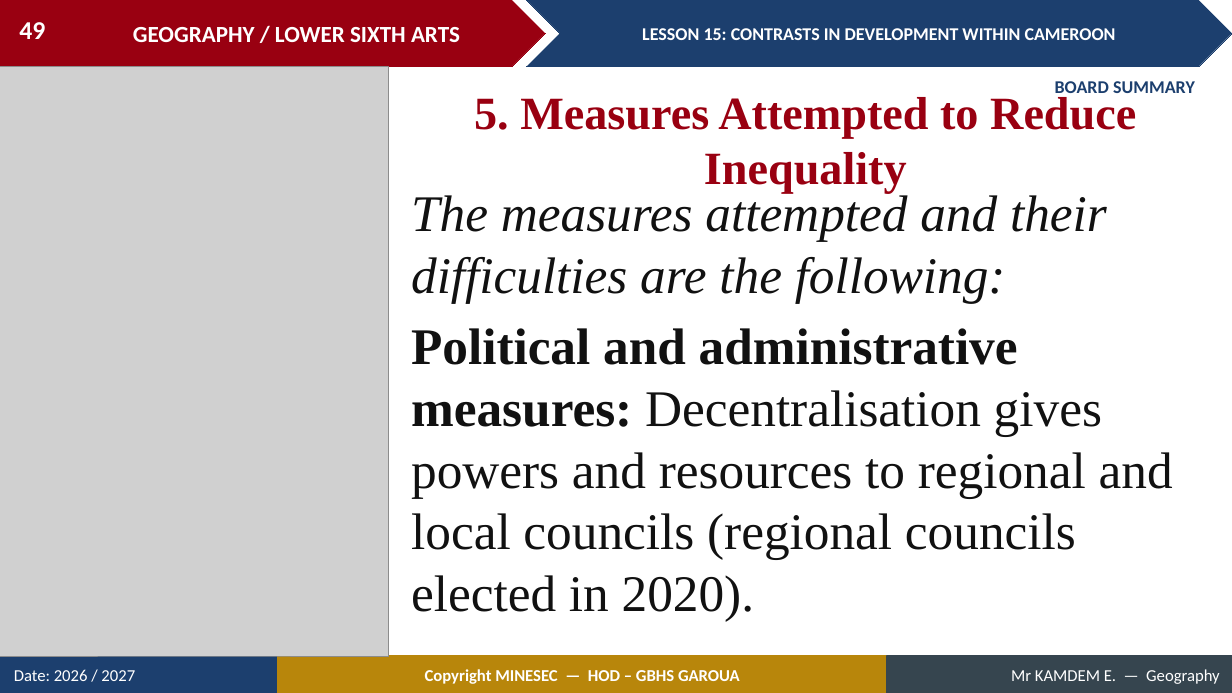
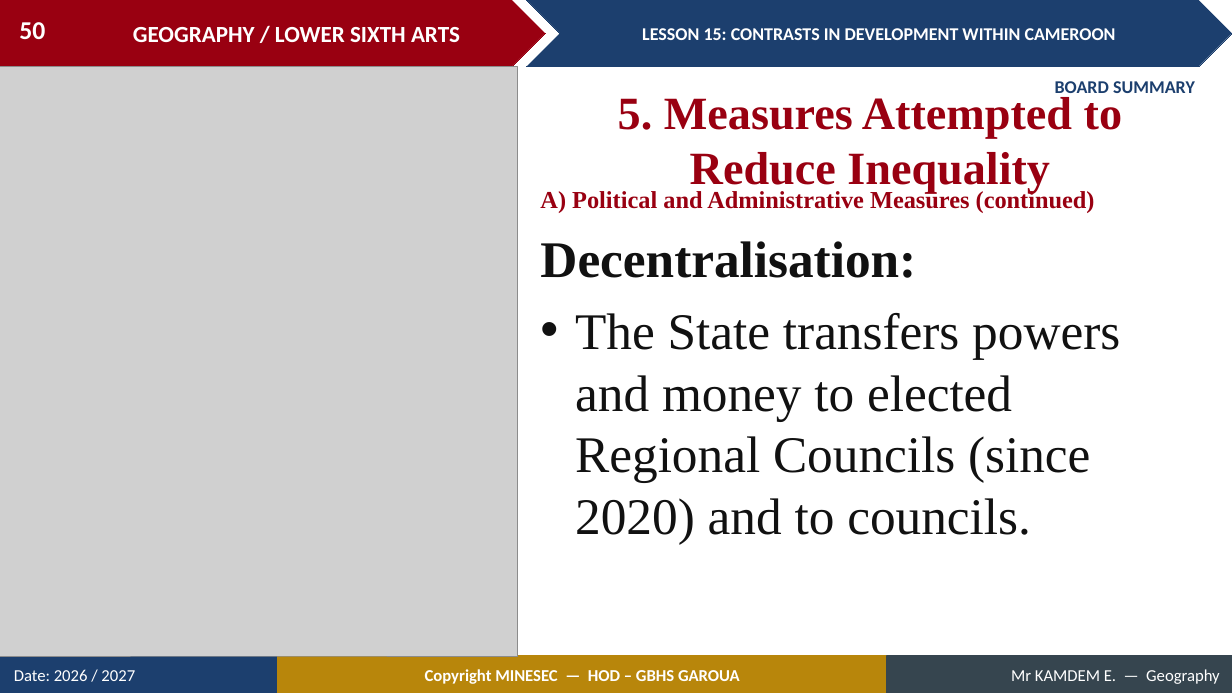
Before and after one commit to Berthautk/linea-github, a slide deck: slide 50 of lecons/LSA/Geography of Cameroon/15_LSA_CAM_L15_Contrasts_in_Development_within_Cameroon.pptx (slide 49 before the commit). Drawn at 1232x693 pixels with LibreOffice and Linux fonts; fonts in the diff are those of the drawing; grey boxes stand for pictures. Boxes give left, top, right and bottom in pixels: in the first picture for what was removed or moved away, otherwise in the second. Text is boxed around its words. In the diff, an @@ line names an element or a change of style, - is before the commit and + after.

```diff
--- a/lecons/LSA/Geography of Cameroon/15_LSA_CAM_L15_Contrasts_in_Development_within_Cameroon.pptx
+++ b/lecons/LSA/Geography of Cameroon/15_LSA_CAM_L15_Contrasts_in_Development_within_Cameroon.pptx
@@ page number at box(19, 22, 45, 39): text changed @@
-49
+50
@@ picture: place and size @@
-picture at box(0, 67, 388, 656)
+picture at box(0, 67, 518, 656)
@@ text "5. Measures Attempted to Reduce ..." rewrapped from box(474, 97, 1136, 194) to box(618, 97, 1122, 194) @@
@@ text "A) Political and Administrative Measures ..." at box(540, 189, 1095, 213): vertical alignment top to middle @@
@@ text at box(540, 189, 1095, 213): text changed; size 40 to 19 pt; text colour #111111 to #990011; bold on @@
-The measures attempted and their difficulties are the following:
-Political and administrative measures: Decentralisation gives powers and resources to regional and local councils (regional councils elected in 2020).
+A) Political and Administrative Measures (continued)
@@ text added at box(540, 241, 1120, 545), 40 pt, text #111111 @@
+Decentralisation:
+• The State transfers powers and money to elected Regional Councils (since 2020) and to councils.
```
Also in this commit, not shown: 3 other slides changed, 22 slides added, 1 slide removed, 2 other files.
